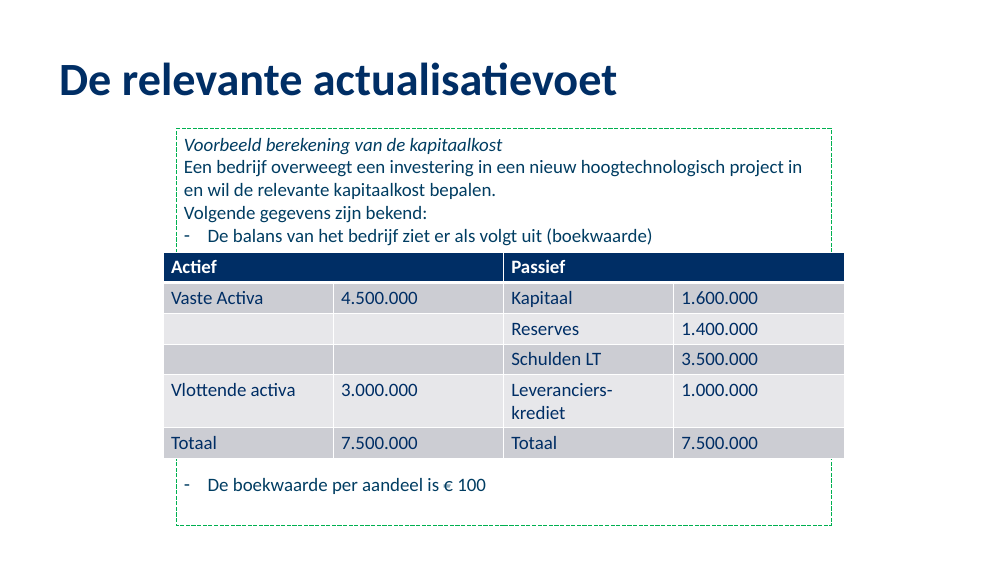
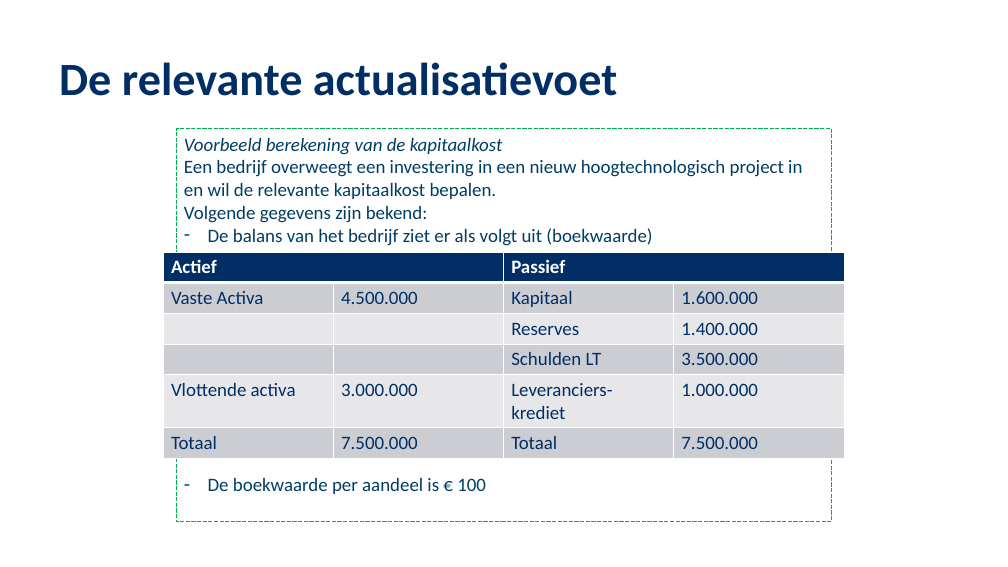
Before and after one commit to JasonLiu1229/University-Vault, a slide deck: slide 15 of School 2024-2025/FJ/Hoofdstuk 8 (2024 ).pptx. Drawn at 1008x567 pixels with LibreOffice and Linux fonts; fonts in the diff are those of the drawing; background and template pictures are left out. Boxes give left, top, right and bottom in pixels: in the first picture for what was removed or moved away, otherwise in the second. Text is boxed around its words. In the diff, an @@ line names an element or a change of style, - is before the commit and + after.

Commit message:
new lecture

```diff
--- a/School 2024-2025/FJ/Hoofdstuk 8 (2024 ).pptx
+++ b/School 2024-2025/FJ/Hoofdstuk 8 (2024 ).pptx
@@ rectangle "Voorbeeld berekening van de kapitaalkost": place and size @@
-rectangle "Voorbeeld berekening van de kapitaalkost" at [177, 129, 832, 526]
+rectangle "Voorbeeld berekening van de kapitaalkost" at [177, 129, 832, 522]
@@ rectangle "Voorbeeld berekening van de kapitaalkost" at [177, 129, 832, 522]: outline #00B050 0.75 pt dashed to #00B050 0 pt dashed @@
```
Also in this commit, not shown: 12 other slides changed.
